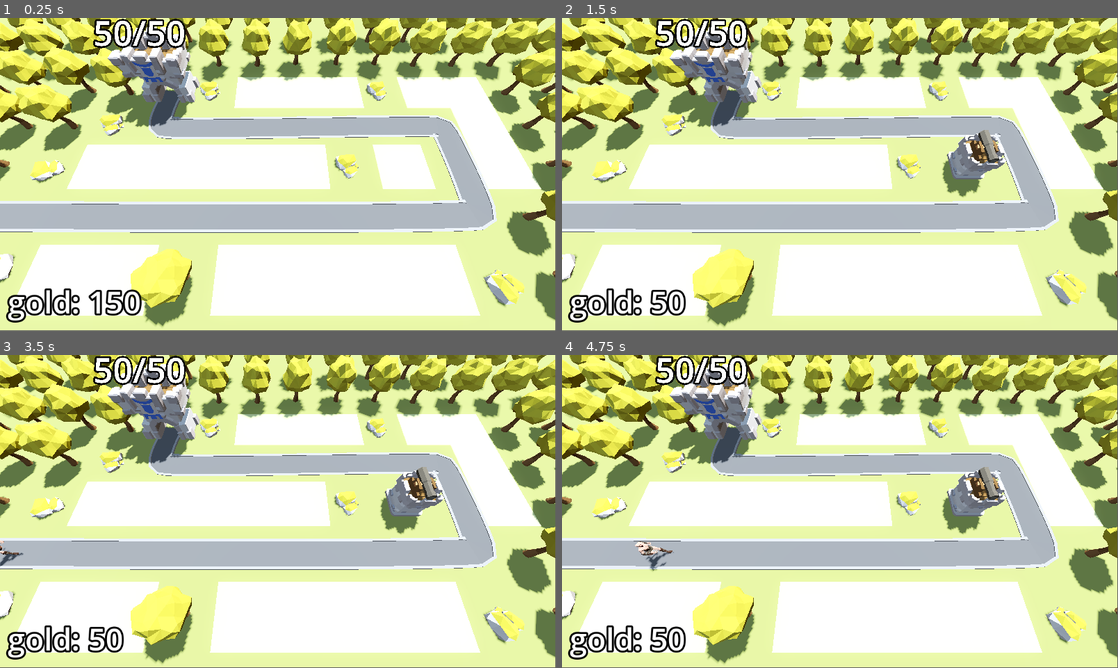
Above: before the commit, frames 1-4 (two rows, left to right).
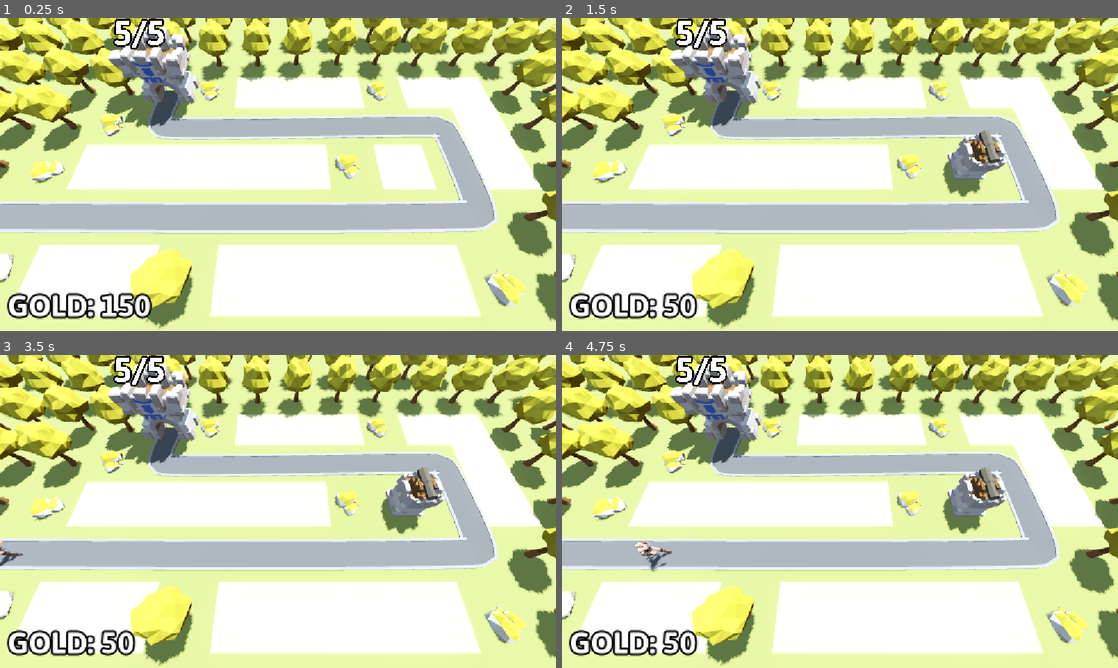
Above: after the commit, the same moments.

Repository: ivdobry/barbarianTD
Game: Godot game, scene res://scenes/base_level.tscn
The game is run twice, just before and just after one commit, with the same random seed, the same clock (stepped at 60 frames per second) and the same inputs.
Inputs (mouse positions are in pixels of both pictures, inside the frame that each line leads up to):
- Up to frame 1 (0.25 s): no input
- Up to frame 2 (1.5 s): tap Enter at 0.5 s; move the mouse to (962, 158) at 0.52 s; press the mouse at (962, 158) at 0.53 s; tap Space at 1.25 s; move the mouse to (728, 190) at 1.27 s; release the mouse at (728, 190) at 1.28 s; click (728, 190) at 1.35 s
- Up to frame 3 (3.5 s): tap Enter at 2 s; move the mouse to (333, 442) at 2.02 s; press the mouse at (333, 442) at 2.03 s; tap Space at 2.75 s; move the mouse to (250, 574) at 2.77 s; release the mouse at (250, 574) at 2.78 s; click (250, 574) at 2.85 s
- Up to frame 4 (4.75 s): move the mouse to (1006, 558) at 3.52 s; press the mouse at (1006, 558) at 3.53 s; move the mouse to (673, 464) at 4.27 s; release the mouse at (673, 464) at 4.28 s; click (673, 464) at 4.35 s
In our replay, the window is 799x449 before the commit and 800x450 after it. These sizes can differ from the game's own. Grey fills any space a smaller window leaves; there, only what the larger window draws over its background counts as a difference.

The runs differ from the first frame. In frame 1, 9.3% of the frame differs, in the area x 0-100%, y 0-100%; in frame 2, 9.4%; in frame 3, 9.4%; in frame 4, 9.5%.

Commit message:
Balance changes and font change.

Diff:
--- a/project.godot
+++ b/project.godot
@@ -15,6 +15,10 @@
 config/features=PackedStringArray("4.5", "Forward Plus")
 config/icon="res://icon.svg"
 
+[display]
+
+window/stretch/mode="canvas_items"
+
 [input]
 
 click={
@@ -22,3 +26,7 @@
 "events": [Object(InputEventMouseButton,"resource_local_to_scene":false,"resource_name":"","device":-1,"window_id":0,"a …(258 unchanged characters)…
 ]
 }
+
+[rendering]
+
+anti_aliasing/quality/msaa_3d=2
--- a/scenes/base/base.tscn
+++ b/scenes/base/base.tscn
@@ -1,7 +1,8 @@
-[gd_scene load_steps=3 format=3 uid="uid://cg0un1v8vp4ep"]
+[gd_scene load_steps=4 format=3 uid="uid://cg0un1v8vp4ep"]
 
 [ext_resource type="Script" uid="uid://t3oixl7r167c" path="res://scenes/base/base.gd" id="1_yoymw"]
 [ext_resource type="PackedScene" uid="uid://cxsvw8lah040j" path="res://assets/Base.glb" id="2_ccqok"]
+[ext_resource type="FontFile" uid="uid://bwmsgxc28xhoi" path="res://assets/Asap/static/Asap-Bold.ttf" id="2_ttpcr"]
 
 [node name="Base" type="Node3D" groups=["base"]]
 script = ExtResource("1_yoymw")
@@ -10,6 +11,7 @@
 transform = Transform3D(1, 0, 0, 0, 1, 0, 0, 0, 1, 0, 5.5, 0)
 billboard = 1
 text = "5/5"
+font = ExtResource("2_ttpcr")
 font_size = 500
 outline_size = 100
 
--- a/scenes/base_level.tscn
+++ b/scenes/base_level.tscn
@@ -7,6 +7,7 @@
 [ext_resource type="Script" uid="uid://bl8hur2mshjhs" path="res://scenes/enemy_path.gd" id="3_3aqo6"]
 [ext_resource type="Script" uid="uid://cjjygukrxx8e3" path="res://scenes/turret_manager.gd" id="5_k2uud"]
 [ext_resource type="PackedScene" uid="uid://sgdja3wa56la" path="res://scenes/turret/turret.tscn" id="6_3aqo6"]
+[ext_resource type="FontFile" uid="uid://bwmsgxc28xhoi" path="res://assets/Asap/static/Asap-Bold.ttf" id="8_b0lsh"]
 [ext_resource type="Script" uid="uid://c4wr67473li81" path="res://scenes/bank.gd" id="8_earhg"]
 [ext_resource type="PackedScene" uid="uid://t03vgymfn0nx" path="res://scenes/difficulty_manager/difficulty_manager.tscn" id="9_u6ue0"]
 [ext_resource type="PackedScene" uid="uid://befefqw4fkhya" path="res://scenes/user_interface/victory_layer.tscn" id="10_fal5o"]
@@ -36,6 +37,9 @@
 
 [sub_resource type="StandardMaterial3D" id="StandardMaterial3D_fal5o"]
 albedo_color = Color(0.3665946, 0.3665946, 0.36659458, 1)
+
+[sub_resource type="Theme" id="Theme_v4w7n"]
+default_font = ExtResource("8_b0lsh")
 
 [sub_resource type="LabelSettings" id="LabelSettings_rlct4"]
 font_size = 64
@@ -125,7 +129,6 @@
 
 [node name="Base" parent="." instance=ExtResource("3_0n1tn")]
 transform = Transform3D(1, 0, 0, 0, 1, 0, 0, 0, 1, -10, 0, -6)
-max_health = 50
 
 [node name="TurretManager" type="Node3D" parent="." node_paths=PackedStringArray("enemy_path")]
 script = ExtResource("5_k2uud")
@@ -139,6 +142,7 @@
 grow_horizontal = 2
 grow_vertical = 2
 mouse_filter = 2
+theme = SubResource("Theme_v4w7n")
 theme_override_constants/margin_left = 16
 theme_override_constants/margin_top = 16
 theme_override_constants/margin_right = 16
@@ -151,6 +155,7 @@
 size_flags_vertical = 8
 text = "Placeholder"
 label_settings = SubResource("LabelSettings_rlct4")
+uppercase = true
 
 [node name="DifficultyManager" parent="." instance=ExtResource("9_u6ue0")]
 
--- a/scenes/difficulty_manager/difficulty_manager.gd
+++ b/scenes/difficulty_manager/difficulty_manager.gd
@@ -2,7 +2,7 @@
 
 signal stop_spawning_enemies
 
-@export var game_length := 30.0
+@export var game_length := 180.0
 @export var spawn_time_curve: Curve
 @export var enemy_health_curve: Curve
 
--- a/scenes/difficulty_manager/difficulty_manager.tscn
+++ b/scenes/difficulty_manager/difficulty_manager.tscn
@@ -3,13 +3,13 @@
 [ext_resource type="Script" uid="uid://bgfwif74awb3r" path="res://scenes/difficulty_manager/difficulty_manager.gd" id="1_d1w41"]
 
 [sub_resource type="Curve" id="Curve_d1w41"]
-_limits = [0.25, 2.0, 0.0, 1.0]
-_data = [Vector2(0, 2), 0.0, -1.7500001, 0, 1, Vector2(1, 0.25), -1.75, 0.0, 0, 0]
+_limits = [0.25, 3.0, 0.0, 1.0]
+_data = [Vector2(0, 3), 0.0, 0.0, 0, 0, Vector2(1, 0.25), -6.317105, 0.0, 0, 0]
 point_count = 2
 
 [sub_resource type="Curve" id="Curve_3bp4b"]
 _limits = [10.0, 150.0, 0.0, 1.0]
-_data = [Vector2(0, 10), 0.0, 140.0, 0, 1, Vector2(1, 150), 140.0, 0.0, 1, 0]
+_data = [Vector2(0, 39.88765), 0.0, 110.11234, 0, 1, Vector2(1, 150), 110.11234, 0.0, 1, 0]
 point_count = 2
 
 [node name="DifficultyManager" type="Node"]
--- a/scenes/turret/projectile.gd
+++ b/scenes/turret/projectile.gd
@@ -3,6 +3,7 @@
 var direction := Vector3.FORWARD
 
 @export var speed := 30.0
+@export var damage := 25
 
 func _physics_process(delta: float) -> void:
 	position += direction * speed * delta
@@ -12,5 +13,5 @@
 
 func _on_area_entered(area: Area3D) -> void:
 	if area.is_in_group("enemy_area"):
-		area.get_parent().current_health -= 25
+		area.get_parent().current_health -= damage
 		queue_free()
--- a/scenes/user_interface/victory_layer.tscn
+++ b/scenes/user_interface/victory_layer.tscn
@@ -1,7 +1,11 @@
-[gd_scene load_steps=4 format=3 uid="uid://befefqw4fkhya"]
+[gd_scene load_steps=6 format=3 uid="uid://befefqw4fkhya"]
 
 [ext_resource type="Script" uid="uid://3dlv2qj7h1ld" path="res://scenes/user_interface/victory_layer.gd" id="1_pgjur"]
+[ext_resource type="FontFile" uid="uid://bwmsgxc28xhoi" path="res://assets/Asap/static/Asap-Bold.ttf" id="2_eyc16"]
 [ext_resource type="Texture2D" uid="uid://dm7vmn25bx7cr" path="res://assets/star.png" id="2_x2kt3"]
+
+[sub_resource type="Theme" id="Theme_v4w7n"]
+default_font = ExtResource("2_eyc16")
 
 [sub_resource type="LabelSettings" id="LabelSettings_x2kt3"]
 font_size = 96
@@ -23,6 +27,7 @@
 anchor_bottom = 1.0
 grow_horizontal = 2
 grow_vertical = 2
+theme = SubResource("Theme_v4w7n")
 
 [node name="PanelContainer" type="PanelContainer" parent="CenterContainer"]
 custom_minimum_size = Vector2(400, 400)
@@ -90,6 +95,7 @@
 
 [node name="HBoxContainer" type="HBoxContainer" parent="CenterContainer/PanelContainer/VBoxContainer"]
 layout_mode = 2
+size_flags_vertical = 10
 
 [node name="RetryButton" type="Button" parent="CenterContainer/PanelContainer/VBoxContainer/HBoxContainer"]
 layout_mode = 2
Not shown, added: assets/Asap/Asap-Italic-VariableFont_wdth,wght.ttf.import
Binary file added: assets/Asap/Asap-VariableFont_wdth,wght.ttf
Not shown, added: assets/Asap/Asap-VariableFont_wdth,wght.ttf.import
Not shown, added: assets/Asap/OFL.txt
Not shown, added: assets/Asap/README.txt
Binary file added: assets/Asap/static/Asap-Black.ttf
Not shown, added: assets/Asap/static/Asap-Black.ttf.import
Binary file added: assets/Asap/static/Asap-BlackItalic.ttf
Not shown, added: assets/Asap/static/Asap-BlackItalic.ttf.import
Binary file added: assets/Asap/static/Asap-Bold.ttf
Not shown, added: assets/Asap/static/Asap-Bold.ttf.import
Binary file added: assets/Asap/static/Asap-BoldItalic.ttf
(and 174 more such lines)
